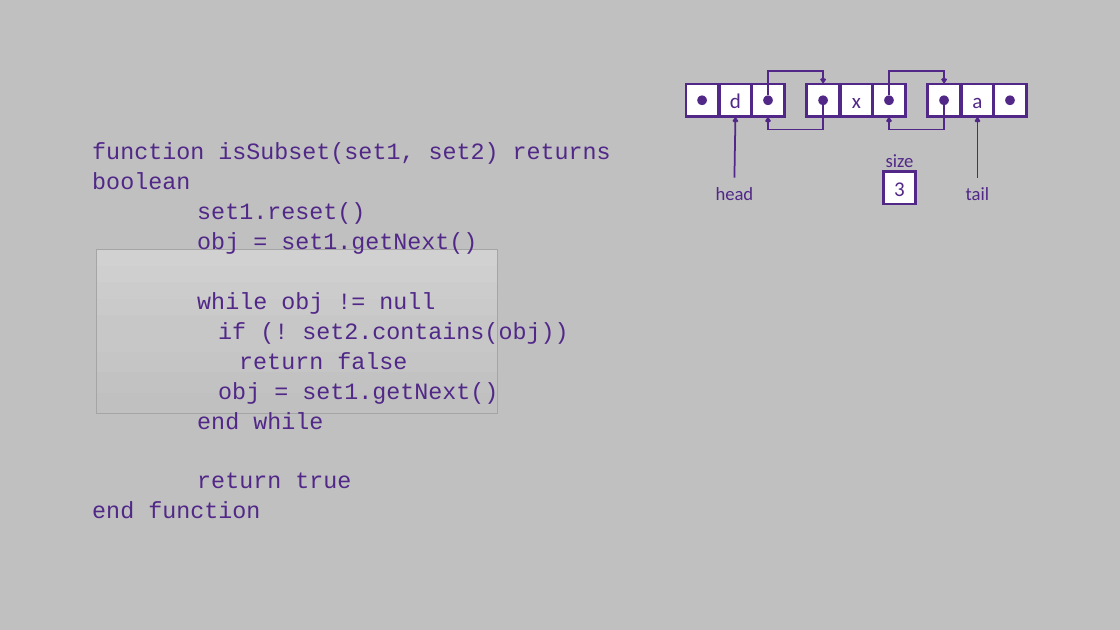
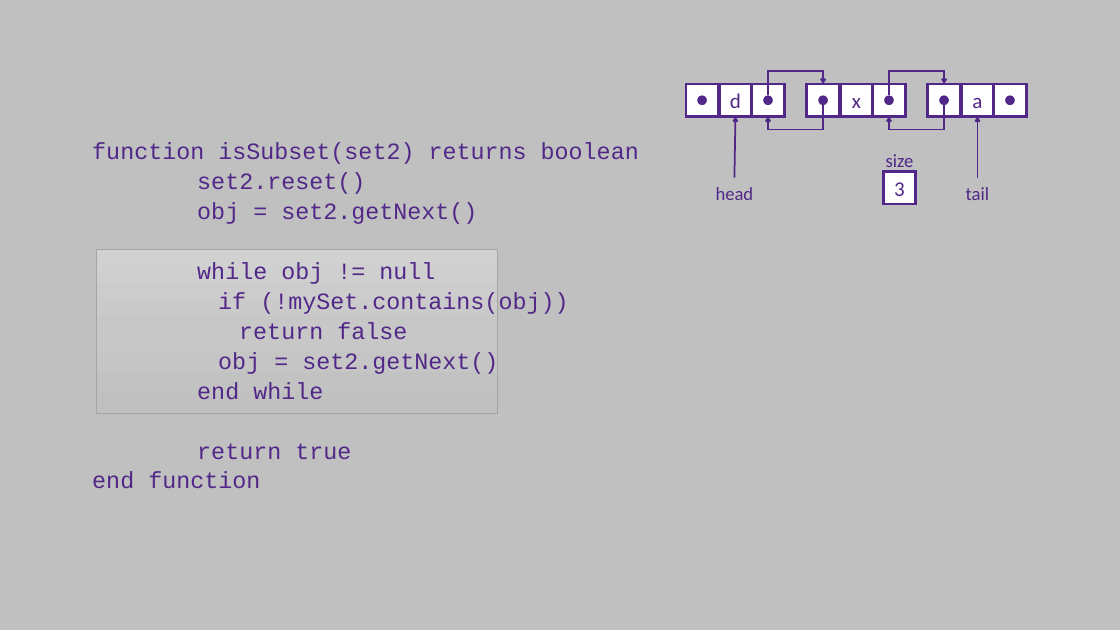
Before and after one commit to ksu-cs-cc/ksu-cs-cc.github.io, a slide deck: slide 20 of content/3-cc310/10-sets/02-sets-in-code-slides.pptx. Drawn at 1120x630 pixels with LibreOffice and Linux fonts; fonts in the diff are those of the drawing. Boxes give left, top, right and bottom in pixels: in the first picture for what was removed or moved away, otherwise in the second. Text is boxed around its words. In the diff, an @@ line names an element or a change of style, - is before the commit and + after.

```diff
--- a/content/3-cc310/10-sets/02-sets-in-code-slides.pptx
+++ b/content/3-cc310/10-sets/02-sets-in-code-slides.pptx
@@ text at [92,142,639,224]: text changed @@
-function isSubset(set1, set2) returns boolean
-set1.reset()
-obj = set1.getNext()
+function isSubset(set2) returns boolean
+set2.reset()
+obj = set2.getNext()
@@ text at [218,292,568,314]: text changed @@
-if (! set2.contains(obj))
+if (!mySet.contains(obj))
@@ text at [218,352,498,374]: text changed @@
-obj = set1.getNext()
+obj = set2.getNext()
```
Also in this commit, not shown: 6 other slides changed, 2 other files.
